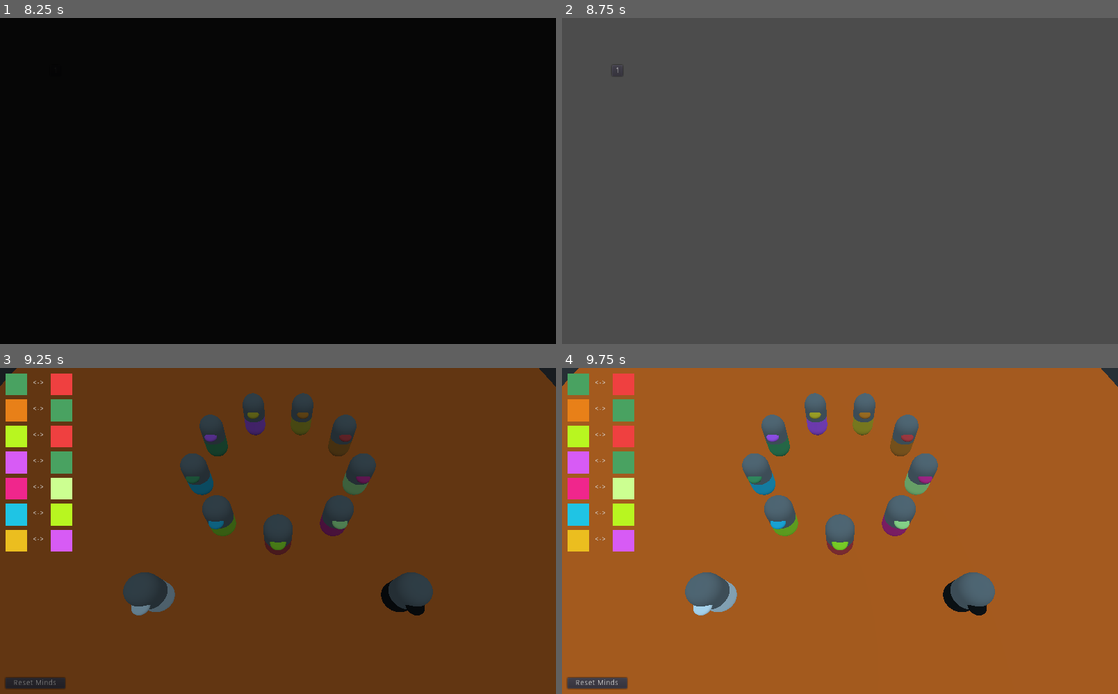
Above: before the commit, frames 1-4 (two rows, left to right).
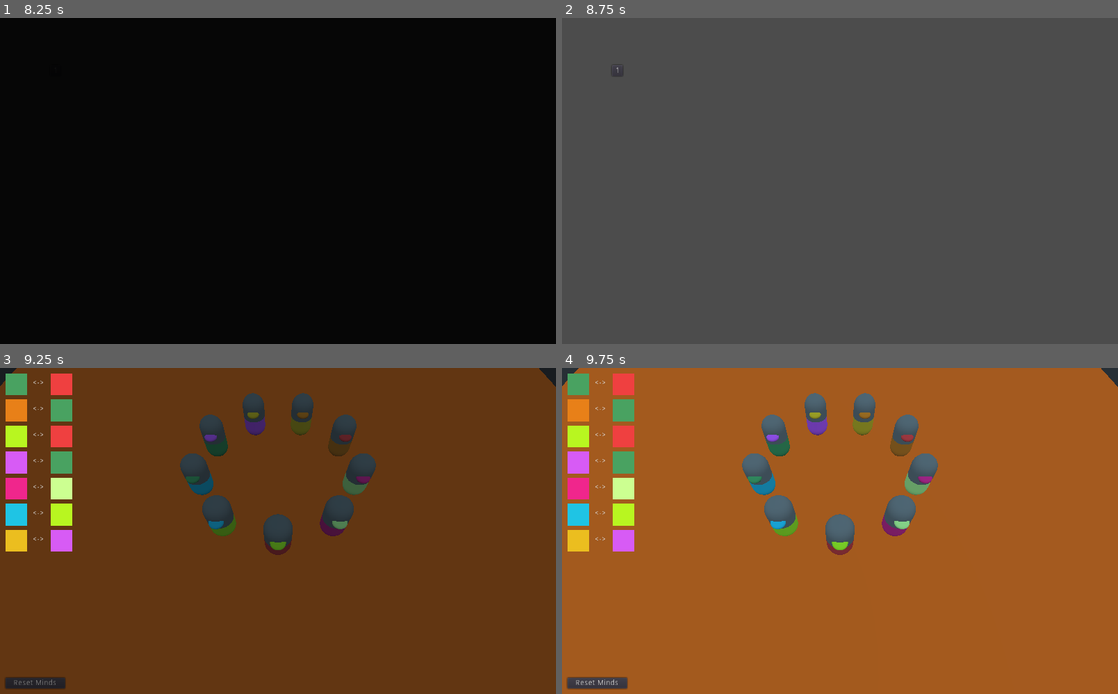
Above: after the commit, the same moments.

Repository: pedrotrschneider/mind-switches
Game: Godot game, scene res://scenes/app/app.tscn
Two runs of this game, one before a commit and one after it. Both use one fixed random seed, a clock stepped at 60 frames per second and the inputs below.
Inputs (mouse positions are in pixels of both pictures, inside the frame that each line leads up to):
- Up to frame 1 (8.25 s): move the mouse to (400, 164) at 0.52 s; click (400, 164) at 0.67 s; tap Enter at 1.25 s; move the mouse to (166, 197) at 1.27 s; click (166, 197) at 1.42 s; move the mouse to (333, 109) at 2.02 s; click (333, 109) at 2.17 s; move the mouse to (250, 246) at 2.77 s; click (250, 246) at 2.92 s; move the mouse to (444, 229) at 3.52 s; click (444, 229) at 3.67 s; move the mouse to (111, 132) at 4.27 s; click (111, 132) at 4.42 s; move the mouse to (305, 181) at 5.02 s; click (305, 181) at 5.17 s; move the mouse to (194, 99) at 5.77 s; click (194, 99) at 5.92 s; move the mouse to (400, 164) at 6.52 s; click (400, 164) at 6.67 s; move the mouse to (166, 197) at 7.27 s; click (166, 197) at 7.42 s; move the mouse to (333, 109) at 8.02 s; click (333, 109) at 8.17 s
- Up to frame 2 (8.75 s): no input
- Up to frame 3 (9.25 s): click "1" at 8.75 s
- Up to frame 4 (9.75 s): move the mouse to (812, 596) at 9.52 s; click (812, 596) at 9.67 s

Frames 1-2 are identical in both runs. In frame 3, 1.8% of the frame differs, in the area x 22-78%, y 62-76%; in frame 4, 1.8%.

Commit message:
♻️ Refactor level scene code - Change Level scene code to allow different numbers of extra bodies

Diff:
--- a/scenes/game_scenes/level/level.gd
+++ b/scenes/game_scenes/level/level.gd
@@ -4,8 +4,7 @@
 
 export(Resource) onready var _runtime_data = _runtime_data as RuntimeData;
 export(NodePath) onready var _center_position = get_node(_center_position) as Position3D;
-export(NodePath) onready var _extra1_position = get_node(_extra1_position) as Position3D;
-export(NodePath) onready var _extra2_position = get_node(_extra2_position) as Position3D;
+export(Array, NodePath) var _extra_positions;
 export(NodePath) onready var _vertical_box = get_node(_vertical_box) as VBoxContainer;
 
 onready var _swtich_ui_res = preload("res://scenes/game_scenes/switch_ui/switch_ui.tscn");
@@ -32,11 +31,11 @@
 	_num_bodies = level_data.num_bodies;
 	_colors = level_data.colors;
 
-	_bodies.resize(_num_bodies + 2);
-	_minds.resize(_num_bodies + 2);
+	_bodies.resize(_num_bodies + level_data.num_extras);
+	_minds.resize(_num_bodies + level_data.num_extras);
 
 	_minds = level_data.initial_minds;
-	for b in (_num_bodies + 2):
+	for b in (_num_bodies + level_data.num_extras):
 		_bodies[b] = b;
 	_switches_buffer = level_data.initial_switches;
 
@@ -56,21 +55,15 @@
 
 		a += sep;
 
-	var body_instance = _body_scene_res.instance();
-	self.add_child(body_instance);
-	body_instance.global_transform.origin = _extra1_position.global_transform.origin;
-	body_instance.index = _num_bodies;
-	body_instance.mind_color = _colors[_minds[_num_bodies]];
-	body_instance.body_color = _colors[_num_bodies];
-	body_instance.hide();
-
-	body_instance = _body_scene_res.instance();
-	self.add_child(body_instance);
-	body_instance.global_transform.origin = _extra2_position.global_transform.origin;
-	body_instance.index = _num_bodies + 1;
-	body_instance.mind_color = _colors[_minds[_num_bodies + 1]];
-	body_instance.body_color = _colors[_num_bodies + 1];
-	body_instance.hide();
+	for e in level_data.num_extras:
+		_extra_positions[e] = get_node(_extra_positions[e]) as Position3D;
+		var body_instance = _body_scene_res.instance();
+		self.add_child(body_instance);
+		body_instance.global_transform.origin = _extra_positions[e].global_transform.origin;
+		body_instance.index = _num_bodies + e;
+		body_instance.mind_color = _colors[_minds[_num_bodies + e]];
+		body_instance.body_color = _colors[_num_bodies + e];
+		body_instance.hide();
 
 	for s in _switches_buffer.size():
 		if(s % 2 == 0):
@@ -119,6 +112,7 @@
 
 
 func _on_reset_minds_button_pressed() -> void:
+	GameEvents.emit_hide_confirm_button_signal();
 	_selected_bodies.clear();
 	print(_minds_solving_init_config);
 	var bodies = get_tree().get_nodes_in_group("Body");
--- a/scenes/game_scenes/level/level.tscn
+++ b/scenes/game_scenes/level/level.tscn
@@ -13,8 +13,7 @@
 script = ExtResource( 2 )
 _runtime_data = ExtResource( 3 )
 _center_position = NodePath("CenterPosition")
-_extra1_position = NodePath("Extra1")
-_extra2_position = NodePath("Extra2")
+_extra_positions = [ NodePath("Extra1"), NodePath("Extra2"), NodePath("Extra3") ]
 _vertical_box = NodePath("CanvasLayer/VerticalBox")
 
 [node name="MeshInstance" type="MeshInstance" parent="."]
@@ -33,6 +32,9 @@
 [node name="Extra2" type="Position3D" parent="."]
 transform = Transform( 1, 0, 0, 0, 1, 0, 0, 0, 1, 8.028, 0, -5.996 )
 
+[node name="Extra3" type="Position3D" parent="."]
+transform = Transform( 1, 0, 0, 0, 1, 0, 0, 0, 1, 8.028, 0, 0 )
+
 [node name="CanvasLayer" type="CanvasLayer" parent="."]
 
 [node name="VerticalBox" type="VBoxContainer" parent="CanvasLayer"]
--- a/scenes/game_scenes/sandbox_level_creator/sandbox_level_creator.gd
+++ b/scenes/game_scenes/sandbox_level_creator/sandbox_level_creator.gd
@@ -25,11 +25,12 @@
 
 func _on_Button_pressed():
 	var num_bodies: int = int(_text_input.text);
+	_level_data.num_extras = 3;
 	_level_data.num_bodies = num_bodies;
-	_level_data.colors.resize(num_bodies + 2);
-	_level_data.initial_minds.resize(num_bodies + 2);
+	_level_data.colors.resize(num_bodies + _level_data.num_extras);
+	_level_data.initial_minds.resize(num_bodies + _level_data.num_extras);
 
-	for b in (num_bodies + 2):
+	for b in (num_bodies + _level_data.num_extras):
 		_level_data.colors[b] = _colors[b];
 		_level_data.initial_minds[b] = b;
 
